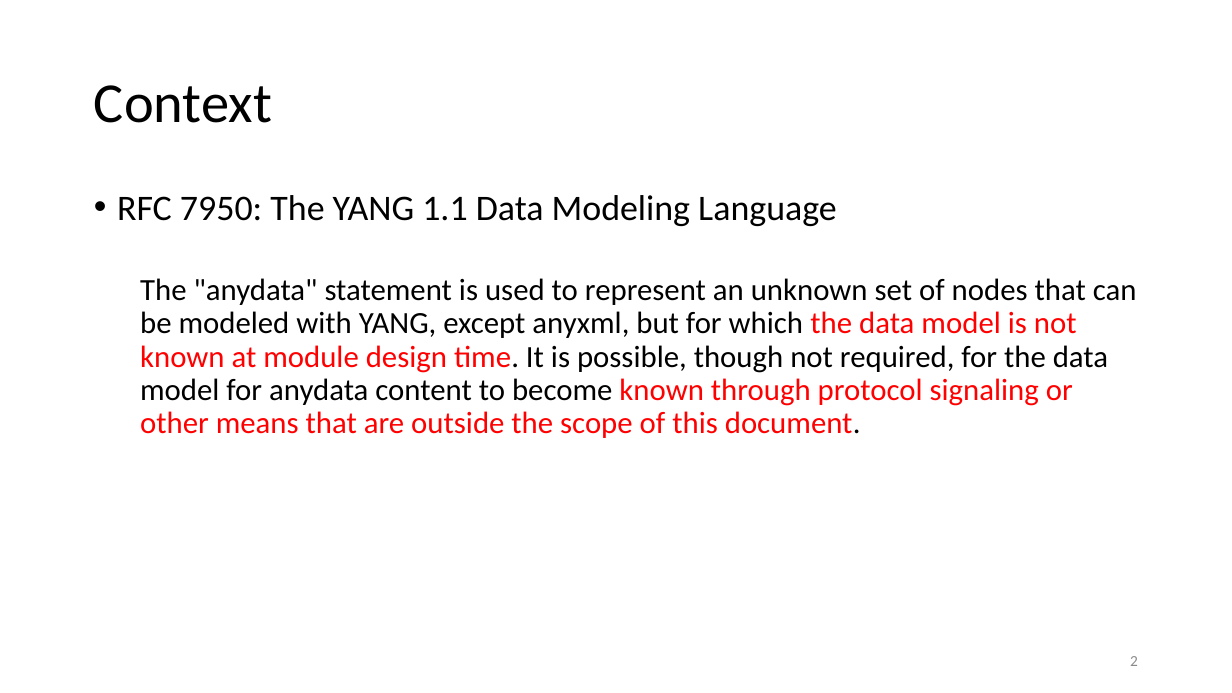
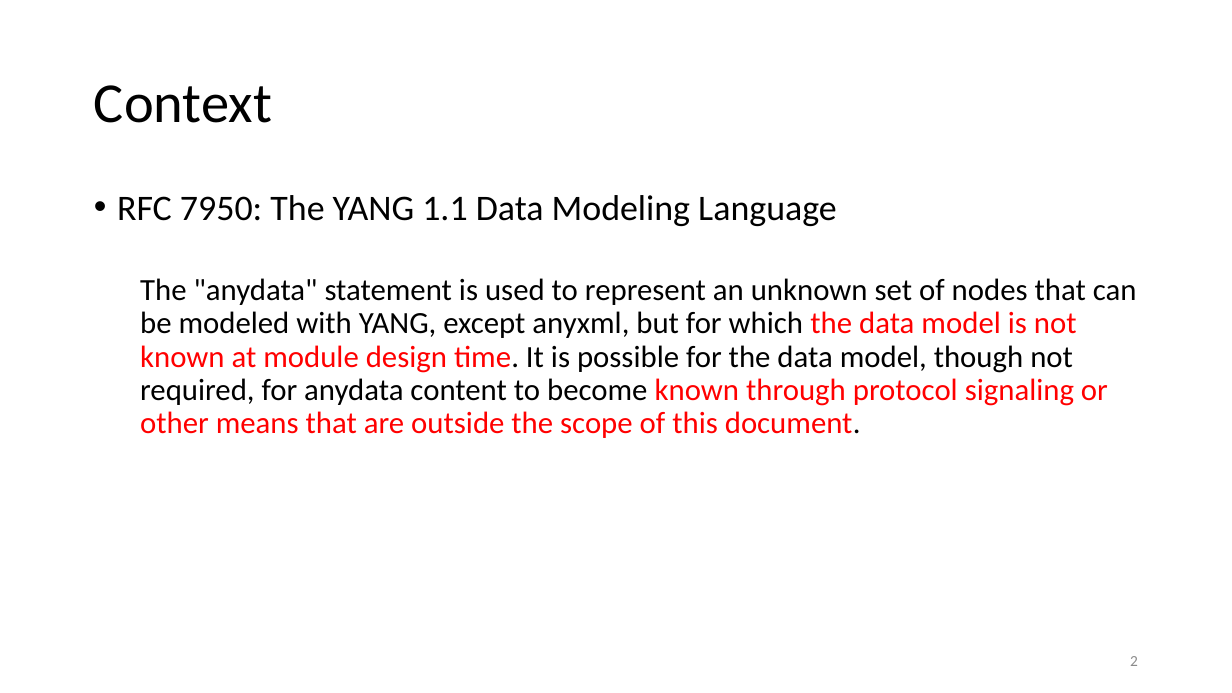
Before and after one commit to network-analytics/ietf-network-analytics-document-status, a slide deck: slide 2 of 123/NETMOD/draft-netana-nmop-yang-anydata-validation.pptx. Drawn at 1232x693 pixels with LibreOffice and Linux fonts; fonts in the diff are those of the drawing. Boxes give left, top, right and bottom in pixels: in the first picture for what was removed or moved away, otherwise in the second. Text is boxed around its words. In the diff, an @@ line names an element or a change of style, - is before the commit and + after.

```diff
--- a/123/NETMOD/draft-netana-nmop-yang-anydata-validation.pptx
+++ b/123/NETMOD/draft-netana-nmop-yang-anydata-validation.pptx
@@ text at bbox=[140, 278, 1137, 438]: text changed @@
-  The "anydata" statement is used to represent an unknown set of nodes that can be modeled with YANG, except anyxml, but for which the data model is not known at module design time. It is possible, though not required, for the data model for anydata content to become known through protocol signaling or other means that are outside the scope of this document.
+  The "anydata" statement is used to represent an unknown set of nodes that can be modeled with YANG, except anyxml, but for which the data model is not known at module design time. It is possible for the data model, though not required, for anydata content to become known through protocol signaling or other means that are outside the scope of this document.
```
Also in this commit, not shown: 6 other slides changed, 1 other file.
